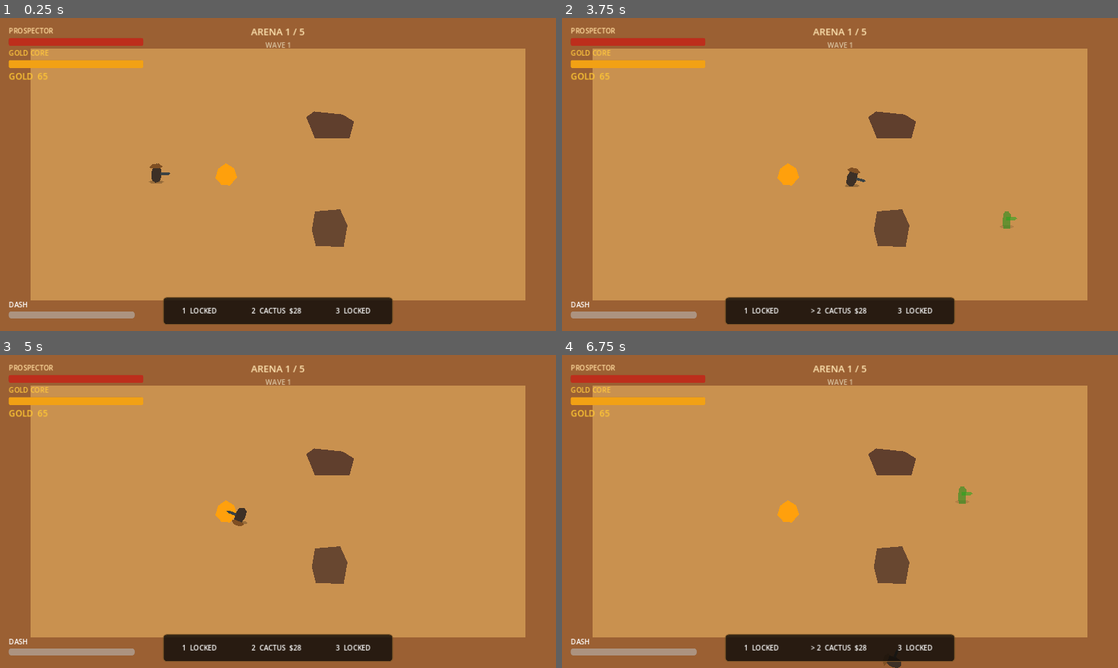
Above: before the commit, frames 1-4 (two rows, left to right).
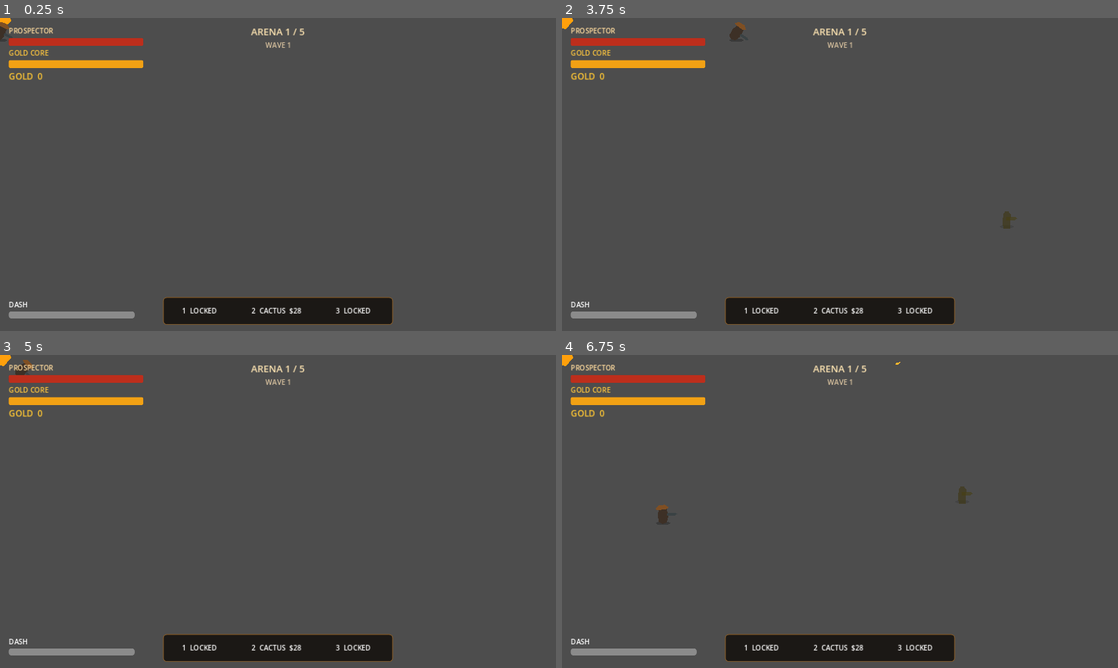
Above: after the commit, the same moments.

Repository: motomotoo1997-art/monster-quest
Game: Godot game, scene res://scenes/main/Main.tscn
The game is run twice, just before and just after one commit, with the same random seed, the same clock (stepped at 60 frames per second) and the same inputs.
Inputs (mouse positions are in pixels of both pictures, inside the frame that each line leads up to):
- Up to frame 1 (0.25 s): no input
- Up to frame 2 (3.75 s): tap Enter at 0.5 s; move the mouse to (962, 158) at 0.52 s; hold D (move_right) 0.53-1.28 s; tap E (ability_e) at 0.6 s; move the mouse to (728, 190) at 1.27 s; hold S (move_down) 1.28-2.03 s; tap Q (ability_q) at 1.35 s; move the mouse to (895, 105) at 2.02 s; hold D (move_right) 2.03-2.78 s; tap R (ability_r) at 2.1 s; move the mouse to (812, 237) at 2.77 s; hold W (move_up) 2.78-3.53 s; tap 1 (build_1) at 2.85 s; move the mouse to (1006, 221) at 3.52 s; hold A (move_left) from 3.53 s (still down); tap 2 (build_2) at 3.6 s
- Up to frame 3 (5 s): keep holding A (move_left); tap Escape (pause) at 4.15 s; move the mouse to (111, 464) at 4.27 s; tap 3 (build_3) at 4.35 s
- Up to frame 4 (6.75 s): move the mouse to (867, 511) at 5.02 s; release A (move_left) at 5.03 s; hold S (move_down) 5.03-5.78 s; tap Space (dash) at 5.1 s; move the mouse to (756, 433) at 5.77 s; hold D (move_right) 5.78-6.53 s; click (756, 433) at 5.85 s; move the mouse to (962, 495) at 6.52 s; hold W (move_up) from 6.53 s (still down); tap E (ability_e) at 6.6 s

The runs differ from the first frame. In frame 1, 95% of the frame differs, in the area x 0-100%, y 0-100%; in frame 2, 95%; in frame 3, 95%; in frame 4, 95%.
Error after the commit: Invalid access to property or key 'start_requested' on a base object of type 'null instance'. (res://scripts/main/main.gd:41)

Commit message:
feat: add start and pause menu flow

Diff:
--- a/gold-rush-roguelike/scripts/main/main.gd
+++ b/gold-rush-roguelike/scripts/main/main.gd
@@ -18,6 +18,8 @@
 @onready var upgrade_controller: UpgradeController = $UpgradeController
 @onready var camera_effects: CameraEffectsController = $CameraEffectsController
 @onready var hud: GoldRushHUD = $HUD
+@onready var title_overlay: TitleOverlay = $TitleOverlay
+@onready var pause_overlay: PauseOverlay = $PauseOverlay
 @onready var upgrade_overlay: UpgradeOverlay = $UpgradeOverlay
 @onready var run_end_overlay: RunEndOverlay = $RunEndOverlay
 @onready var player: Prospector = $Actors/Prospector
@@ -36,25 +38,38 @@
 	wave_director.enemy_spawned.connect(_bind_enemy_feedback)
 	build_controller.defense_built.connect(_bind_defense_feedback)
 	upgrade_overlay.choice_made.connect(_on_upgrade_chosen)
+	title_overlay.start_requested.connect(_on_start_requested)
 	player.player_died.connect(func() -> void: run_controller.fail_run("Prospector down"))
 	core.core_destroyed.connect(func() -> void: run_controller.fail_run("Gold Core destroyed"))
 	player.dash_started.connect(_on_player_dash)
 	player.hurtbox_component.hit_received.connect(_on_actor_hit.bind(player))
-	core.get_node("HurtboxComponent").hit_received.connect(_on_actor_hit.bind(core))
+	var core_hurtbox := core.get_node_or_null("HurtboxComponent") as HurtboxComponent
+	if core_hurtbox != null:
+		core_hurtbox.hit_received.connect(_on_actor_hit.bind(core))
 	player.weapon_component.fired.connect(_on_projectile_fired)
 	hud.bind_player(player)
 	hud.bind_core(core)
 	hud.bind_economy($EconomyController)
 	hud.bind_build_controller(build_controller)
+	player.set_input_enabled(false)
+	pause_overlay.set_pause_enabled(false)
+
+
+func advance_after_upgrade() -> void:
+	if not _waiting_for_arena_advance or not run_controller.is_run_active:
+		return
+	_waiting_for_arena_advance = false
+	arena_controller.load_next_arena()
+
+
+func _on_start_requested() -> void:
+	if run_controller.is_run_active:
+		return
+	title_overlay.dismiss()
+	pause_overlay.set_pause_enabled(true)
+	player.set_input_enabled(true)
 	run_controller.start_new_run()
 	arena_controller.load_arena(1)
-
-
-func advance_after_upgrade() -> void:
-	if not _waiting_for_arena_advance or not run_controller.is_run_active:
-		return
-	_waiting_for_arena_advance = false
-	arena_controller.load_next_arena()
 
 
 func _on_arena_started(index: int) -> void:
@@ -159,8 +174,7 @@
 func _bind_enemy_feedback(enemy: EnemyBase) -> void:
 	if enemy == null:
 		return
-	if not enemy.hurtbox_component.hit_received.is_connected(_on_actor_hit.bind(enemy)):
-		enemy.hurtbox_component.hit_received.connect(_on_actor_hit.bind(enemy))
+	enemy.hurtbox_component.hit_received.connect(_on_actor_hit.bind(enemy))
 	var weapon := enemy.get_node_or_null("WeaponComponent") as WeaponComponent
 	if weapon != null:
 		weapon.fired.connect(_on_projectile_fired)
@@ -217,11 +231,13 @@
 
 func _on_run_failed(reason: String) -> void:
 	wave_director.stop_spawning()
+	pause_overlay.set_pause_enabled(false)
 	player.set_input_enabled(false)
 	run_end_overlay.show_failure(reason)
 
 
 func _on_run_won() -> void:
 	wave_director.stop_spawning()
+	pause_overlay.set_pause_enabled(false)
 	player.set_input_enabled(false)
 	run_end_overlay.show_victory()
